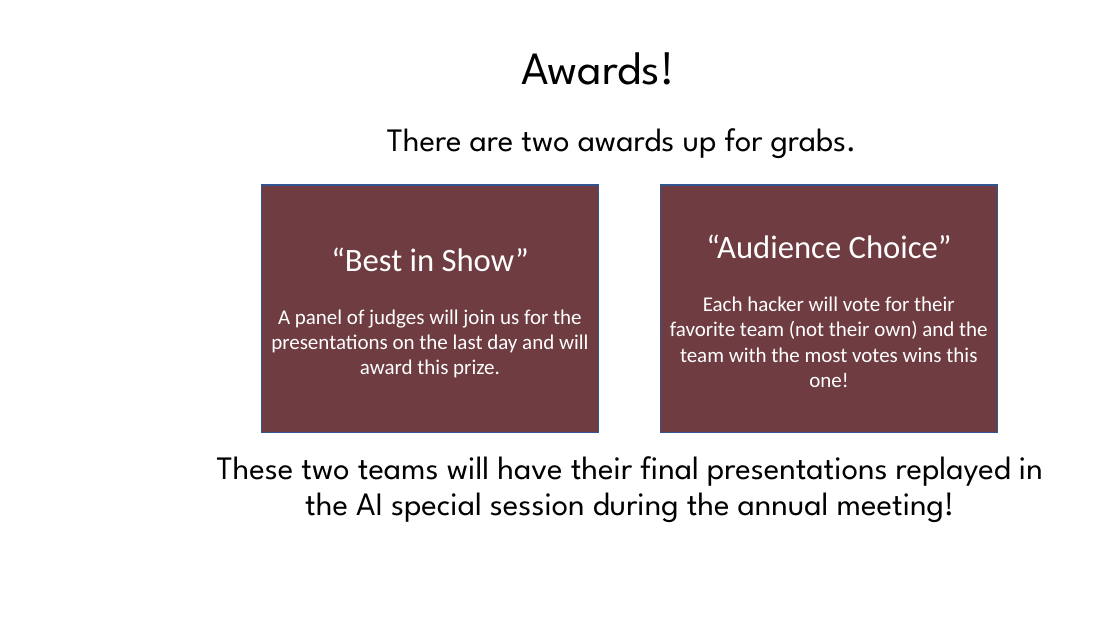
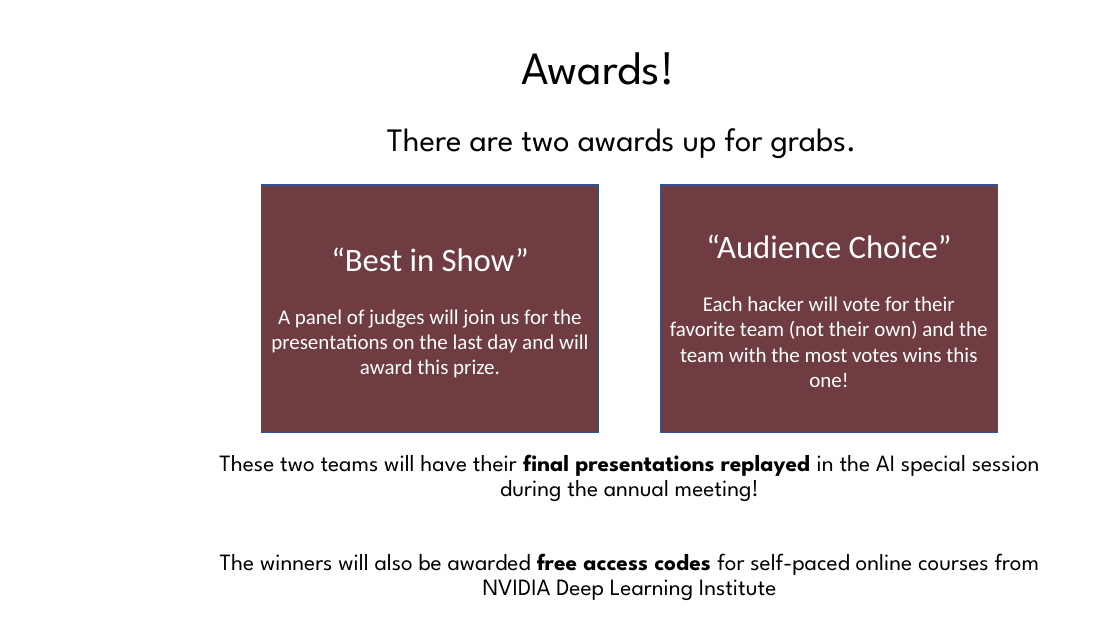
Before and after one commit to EAGE-Annual-Hackathon/EAGE-Annual-Hackathon-2022-Plenum-Sessions, a slide deck: slide 6 of opening_plenum_session_slides.pptx. Drawn at 1120x630 pixels with LibreOffice and Linux fonts; fonts in the diff are those of the drawing; background and template pictures are left out. Boxes give left, top, right and bottom in pixels: in the first picture for what was removed or moved away, otherwise in the second. Text is boxed around its words. In the diff, an @@ line names an element or a change of style, - is before the commit and + after.

Commit message:
add supported by, intro, gpu resources, edit awards

```diff
--- a/opening_plenum_session_slides.pptx
+++ b/opening_plenum_session_slides.pptx
@@ text at box(219, 454, 1040, 501): size 28 to 20 pt in "These two teams will have their final ..."; bold on in "final presentations replayed" @@
@@ text at box(220, 553, 1040, 600): paragraph added @@
+The winners will also be awarded free access codes for self-paced online courses from NVIDIA Deep Learning Institute
```
Also in this commit, not shown: 3 other slides changed, 1 slide added.
